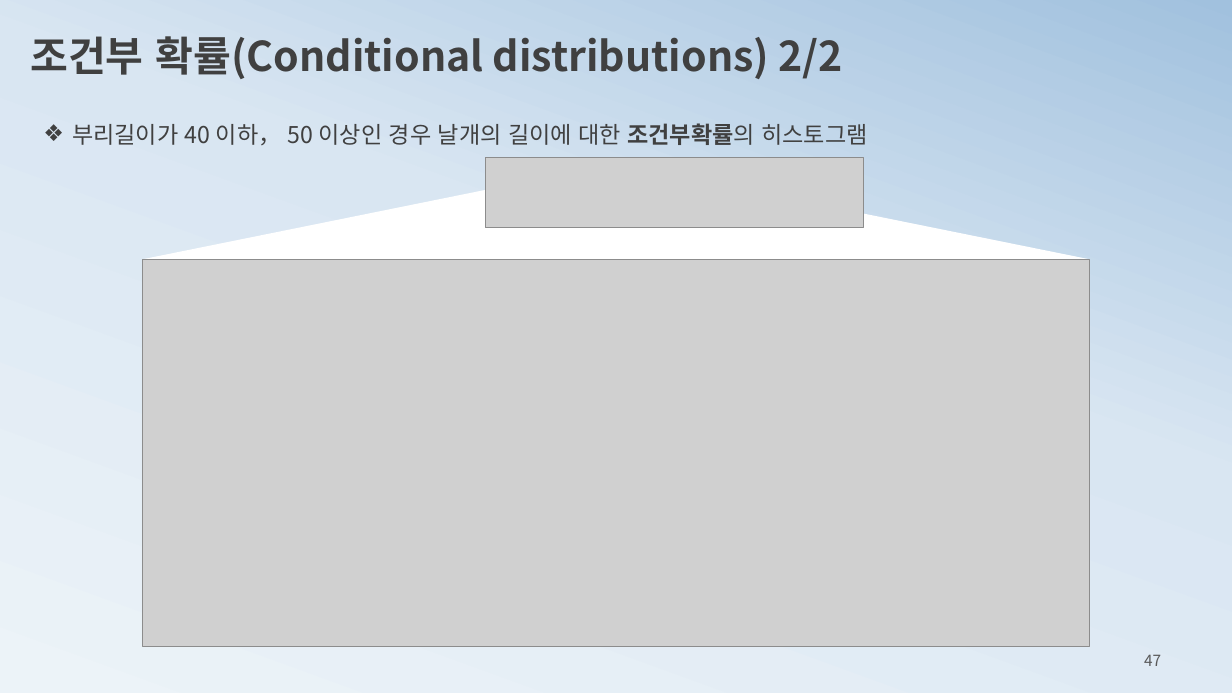
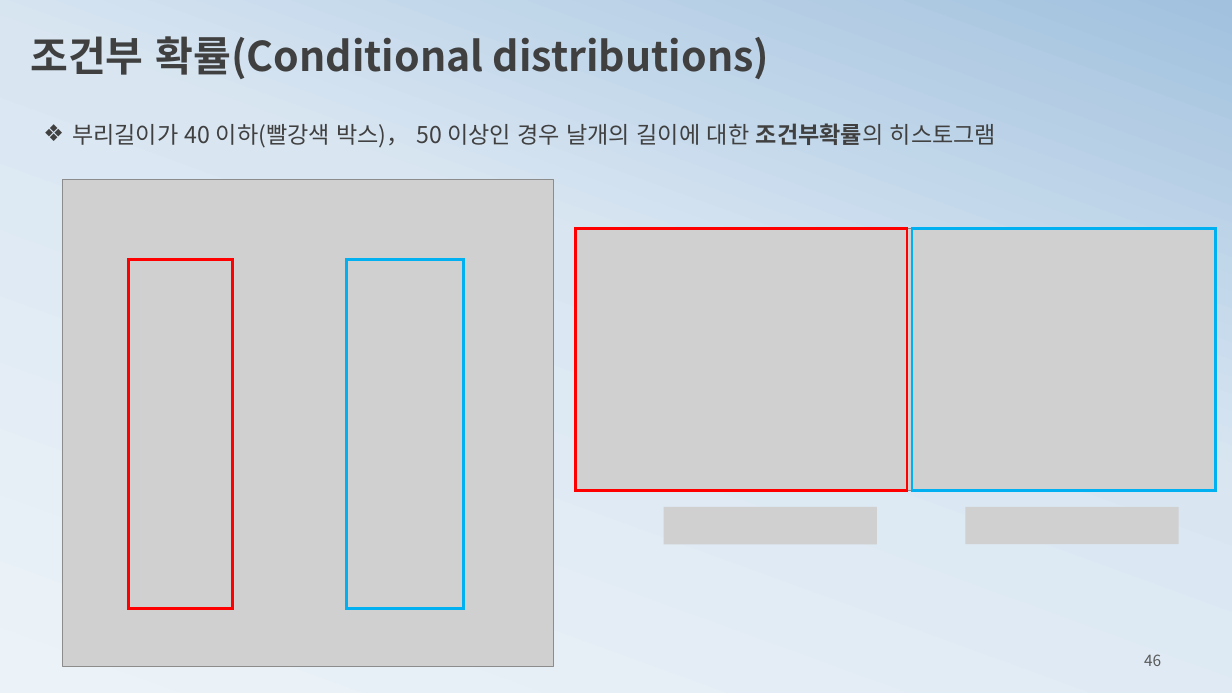
Before and after one commit to ancestor9/mathematics-for-machine-learning, a slide deck: slide 46 of 3_probability theory for machine learning.pptx (slide 47 before the commit). Drawn at 1232x693 pixels with LibreOffice and Linux fonts; fonts in the diff are those of the drawing; grey boxes stand for pictures. Boxes give left, top, right and bottom in pixels: in the first picture for what was removed or moved away, otherwise in the second. Text is boxed around its words. In the diff, an @@ line names an element or a change of style, - is before the commit and + after.

```diff
--- a/3_probability theory for machine learning.pptx
+++ b/3_probability theory for machine learning.pptx
@@ text at [30,36,769,79]: text changed @@
-조건부 확률(Conditional distributions) 2/2
+조건부 확률(Conditional distributions)
@@ text at [72,123,996,148]: text changed @@
-❖ 부리길이가 40 이하， 50 이상인 경우 날개의 길이에 대한 조건부확률의 히스토그램
+❖ 부리길이가 40 이하(빨강색 박스)， 50 이상인 경우 날개의 길이에 대한 조건부확률의 히스토그램
@@ picture added at [63,179,554,667] @@
@@ triangle removed at [143,164,1090,260] @@
@@ picture removed at [485,157,863,227] @@
@@ picture added at [78,191,158,228] @@
@@ picture added at [485,229,551,266] @@
@@ picture: place and size @@
-picture at [143,260,1090,647]
+picture at [575,229,1215,491]
@@ rectangle added at [575,229,907,491], outline #FF0000 2.25 pt @@
@@ rectangle added at [912,229,1215,491], outline #00B0F0 2.25 pt @@
@@ rectangle added at [128,260,232,609], outline #FF0000 2.25 pt @@
@@ rectangle added at [347,260,463,609], outline #00B0F0 2.25 pt @@
@@ picture removed at [457,303,652,340] @@
@@ picture added at [664,507,877,544] @@
@@ picture added at [965,507,1178,544] @@
@@ picture added at [342,529,445,566] @@
@@ page number at [1144,654,1161,666]: text changed @@
-47
+46
```
Also in this commit, not shown: 3 other slides changed, 1 slide added.
